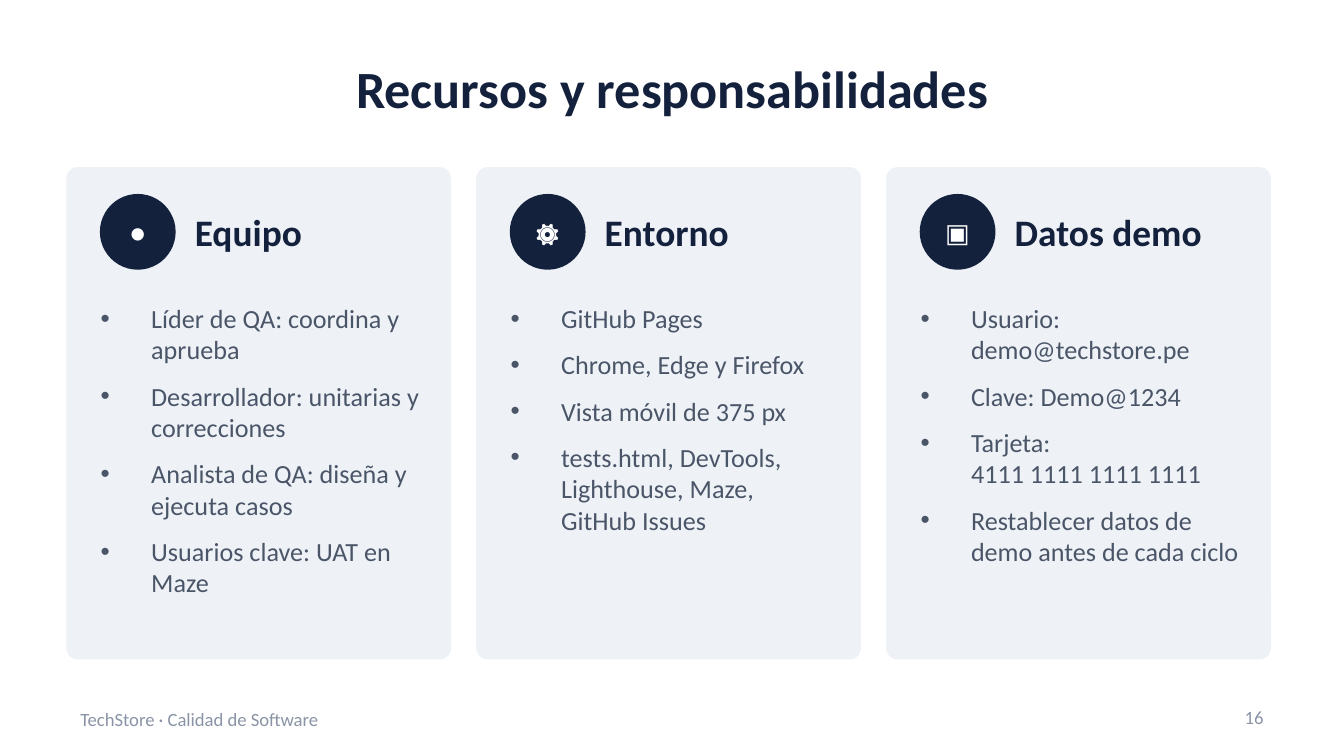
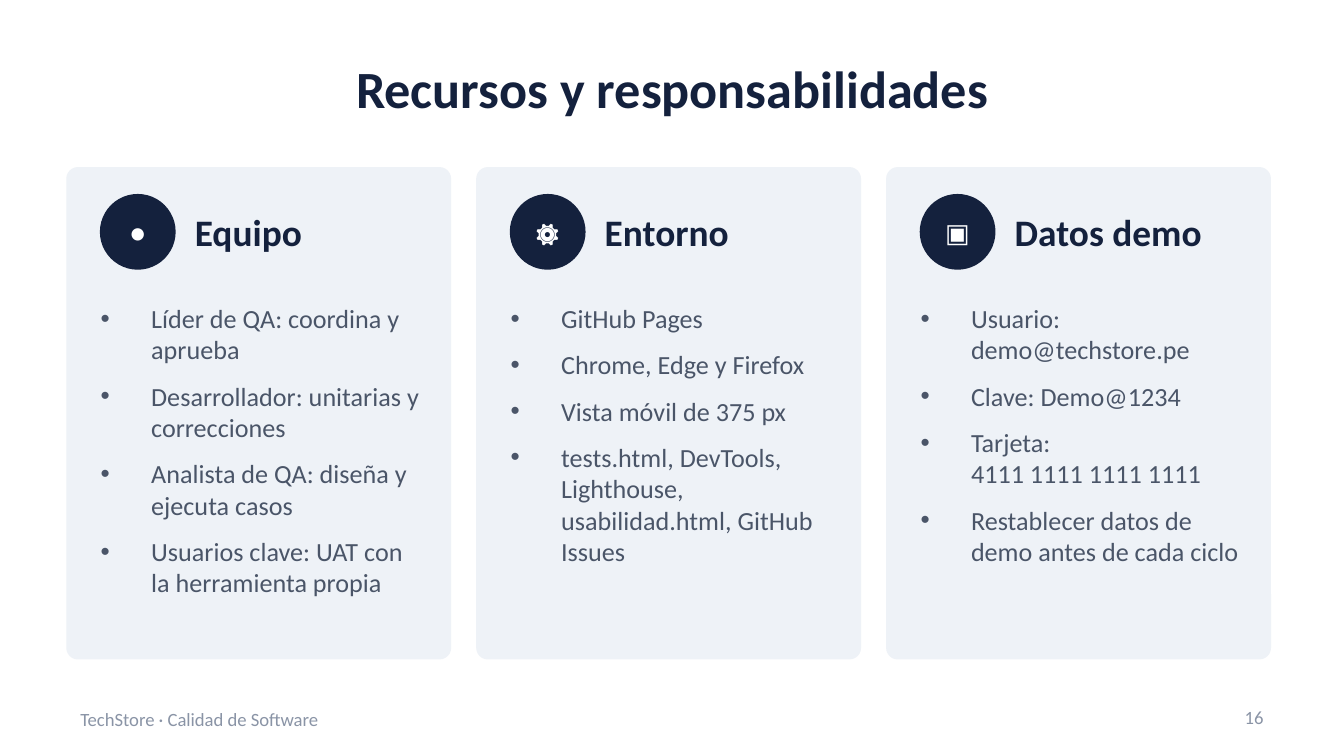
Before and after one commit to diegoaaron/calidadProyecto, a slide deck: slide 16 of docs/Esquema_Calidad_Pruebas_Conformidad.pptx. Drawn at 1344x756 pixels with LibreOffice and Linux fonts; fonts in the diff are those of the drawing. Boxes give left, top, right and bottom in pixels: in the first picture for what was removed or moved away, otherwise in the second. Text is boxed around its words. In the diff, an @@ line names an element or a change of style, - is before the commit and + after.

Commit message:
Herramienta propia de usabilidad en lugar de Maze en los documentos
- Esquema, Plan de Pruebas, Plan de Calidad, Informe de HU y presentación
  del esquema: las menciones a Maze pasan a la herramienta propia
  (usabilidad.html).
- Nuevo documento de análisis de requerimientos, HU y resumen de planes.
- Presentación ampliada a 35 diapositivas.
- referencias/ excluida de git.

```diff
--- a/docs/Esquema_Calidad_Pruebas_Conformidad.pptx
+++ b/docs/Esquema_Calidad_Pruebas_Conformidad.pptx
@@ text at (x1=561, y1=449, x2=813, y2=561): text changed @@
-• tests.html, DevTools, Lighthouse, Maze, GitHub Issues
+• tests.html, DevTools, Lighthouse, usabilidad.html, GitHub Issues
@@ text at (x1=151, y1=543, x2=402, y2=596): text changed @@
-• Usuarios clave: UAT en Maze
+• Usuarios clave: UAT con la herramienta propia
```
Also in this commit, not shown: 9 other slides changed, 8 other files.
